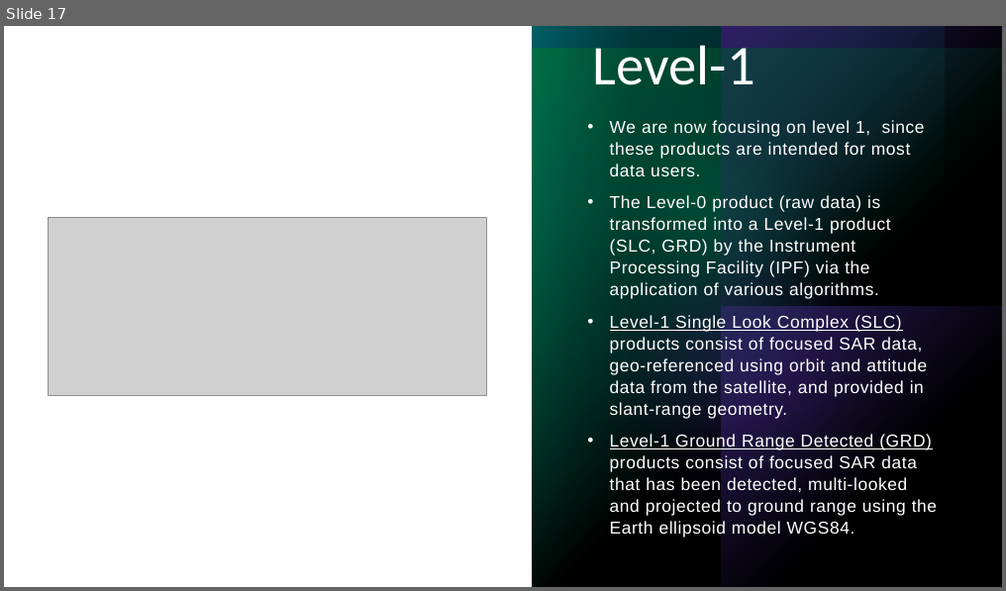
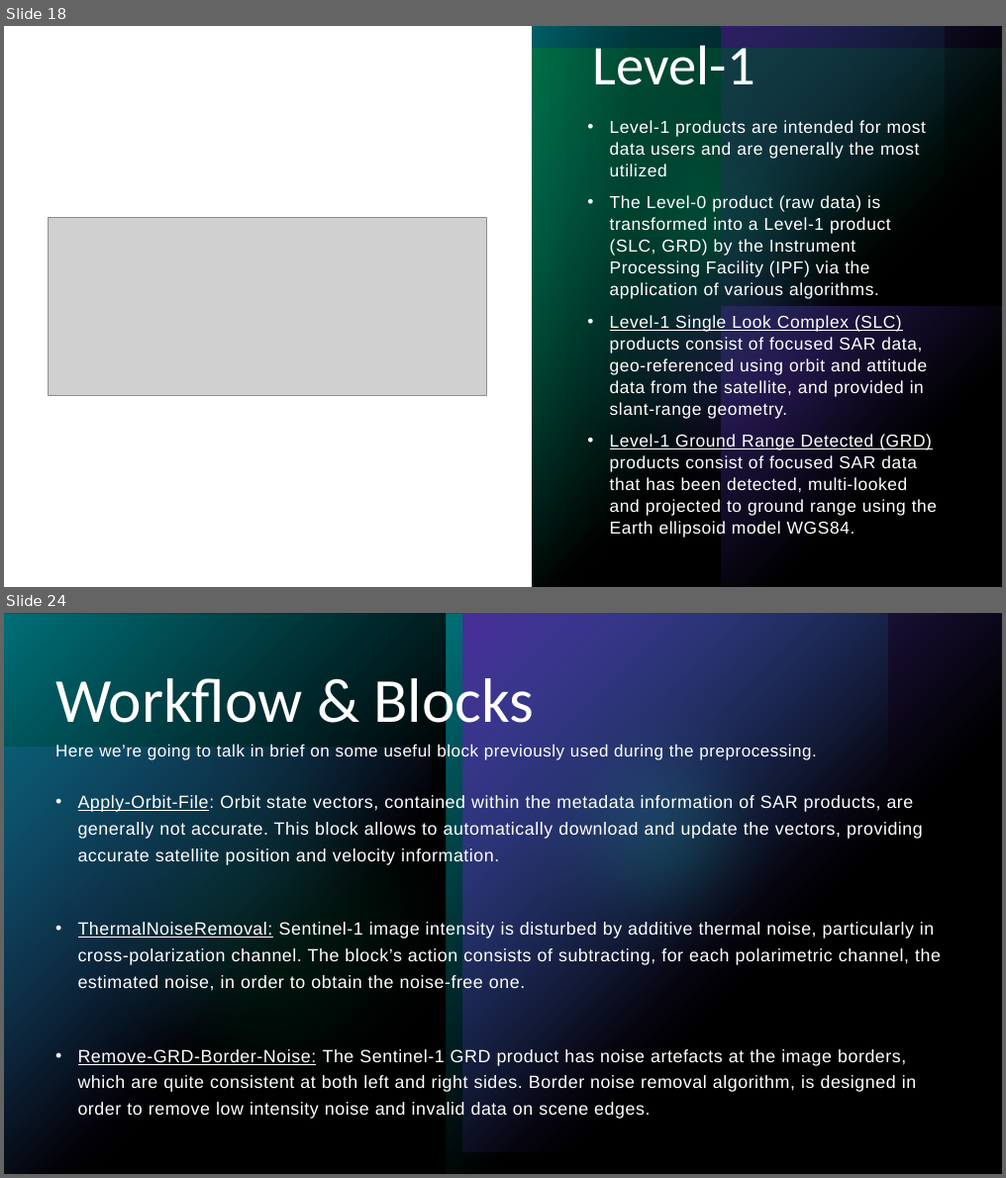
Before and after one commit to GnR98/WASDI-FadeOut, a slide deck: docs/ref/Presentazione_Sentinel1.pptx. Shown one above the other, each under a label of ours: slide 17 before the commit, slides 18 and 24 after it; the slides between them are not shown. The pictures are 1006x591 and 1006x1178 pixels, drawn with LibreOffice and Linux fonts; fonts in the diff are those of the drawing; grey boxes stand for pictures. Boxes give left, top, right and bottom in pixels: in the first picture for what was removed or moved away, otherwise in the second. Text is boxed around its words. In the diff, an @@ line names an element or a change of style, - is before the commit and + after.

```diff
--- a/docs/ref/Presentazione_Sentinel1.pptx
+++ b/docs/ref/Presentazione_Sentinel1.pptx
@@ slide 24 added at (x1=4, y1=613, x2=1002, y2=1174), background #000000; not listed: 5 template elements that a slide beside it also shows @@
@@ rectangle added at (x1=4, y1=613, x2=1002, y2=1174), fill #000000 at 40% opacity @@
@@ title added at (x1=55, y1=669, x2=816, y2=761), 16.2 pt, text #FFFFFF @@
+Workflow & Blocks
+Here we’re going to talk in brief on some useful block previously used during the preprocessing.
@@ ellipse added at (x1=475, y1=646, x2=829, y2=998), fill #00D17D at 60% opacity @@
@@ text added at (x1=78, y1=795, x2=941, y2=1119), 17 pt, text #FFFFFF @@
+• Apply-Orbit-File: Orbit state vectors, contained within the metadata information of SAR products, are generally not accurate. This block allows to automatically download and update the vectors, providing accurate satellite position and velocity information.
+• ThermalNoiseRemoval: Sentinel-1 image intensity is disturbed by additive thermal noise, particularly in cross-polarization channel. The block’s action consists of subtracting, for each polarimetric channel, the estimated noise, in order to obtain the noise-free one.
+• Remove-GRD-Border-Noise: The Sentinel-1 GRD product has noise artefacts at the image borders, which are quite consistent at both left and right sides. Border noise removal algorithm, is designed in order to remove low intensity noise and invalid data on scene edges.
@@ what was slide 17 is now slide 18 @@
@@ slide 18 changed as well @@
@@ text at (x1=610, y1=120, x2=926, y2=176): text changed @@
-• We are now focusing on level 1, since these products are intended for most data users.
+• Level-1 products are intended for most data users and are generally the most utilized
```
Also in this commit, not shown: 15 other slides changed, 9 other slides added, 2 slides removed.
